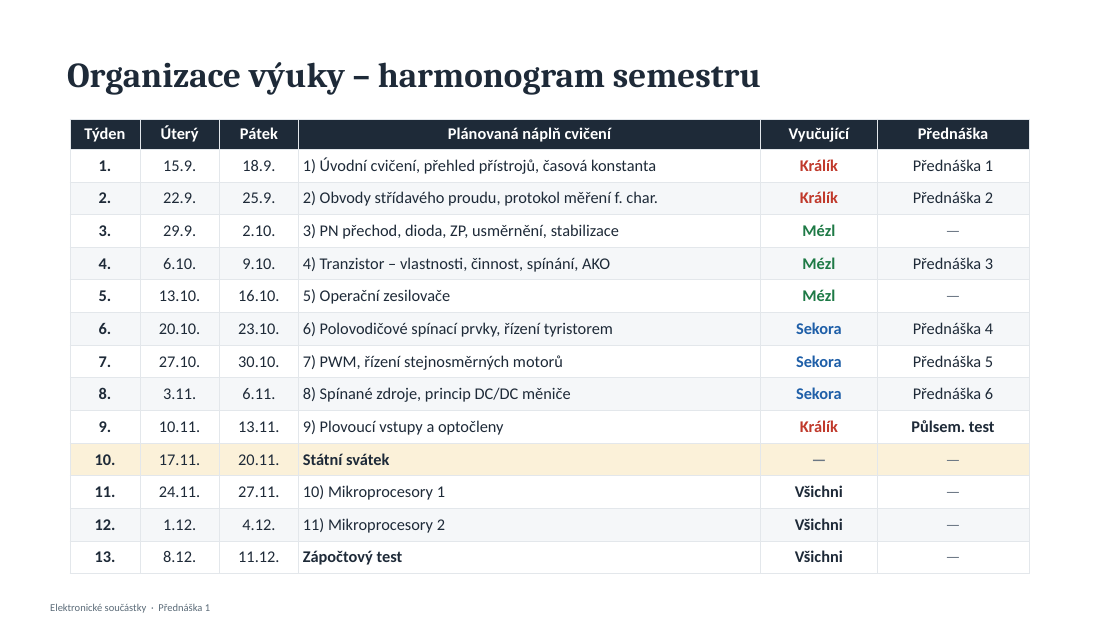
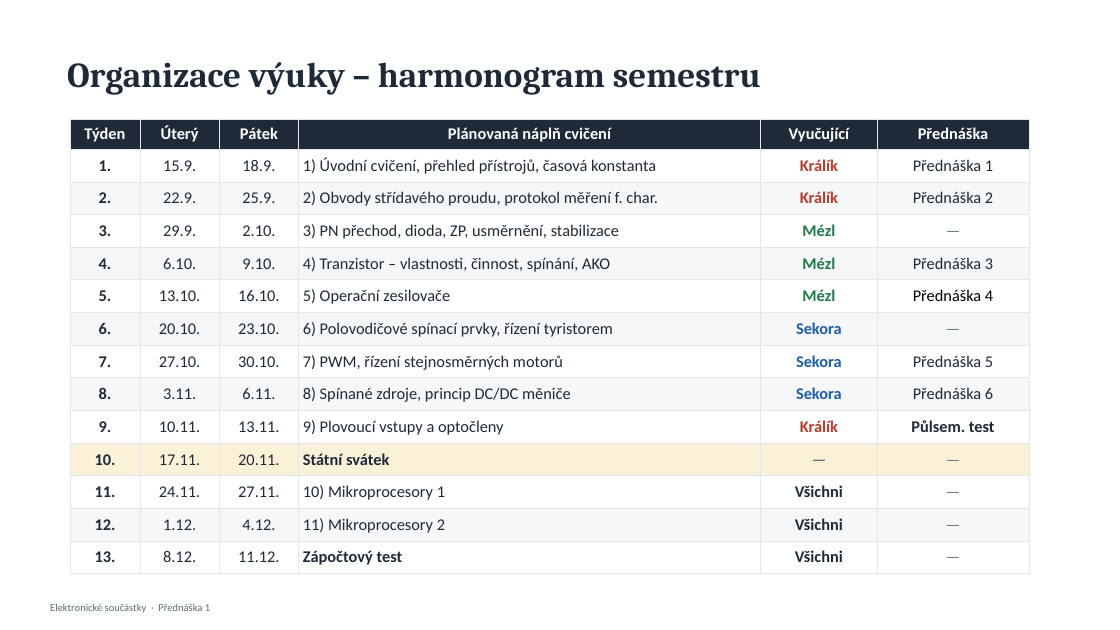
Before and after one commit to kralikm/BPC_SPEA, a slide deck: slide 4 of prednasky/01_elektronicke_soucastky_v2026.pptx. Drawn at 1120x630 pixels with LibreOffice and Linux fonts; fonts in the diff are those of the drawing. Boxes give left, top, right and bottom in pixels: in the first picture for what was removed or moved away, otherwise in the second. Text is boxed around its words. In the diff, an @@ line names an element or a change of style, - is before the commit and + after.

Commit message:
Aktualizace Přednáška 1

```diff
--- a/prednasky/01_elektronicke_soucastky_v2026.pptx
+++ b/prednasky/01_elektronicke_soucastky_v2026.pptx
@@ table at (70, 119, 1028, 575) @@
-row 6, column 6: —
+row 6, column 6: Přednáška 4
-row 7, column 6: Přednáška 4
+row 7, column 6: —
```
Also in this commit, not shown: 1 other slide changed, 2 slides added, 1 slide removed, 2 other files.
